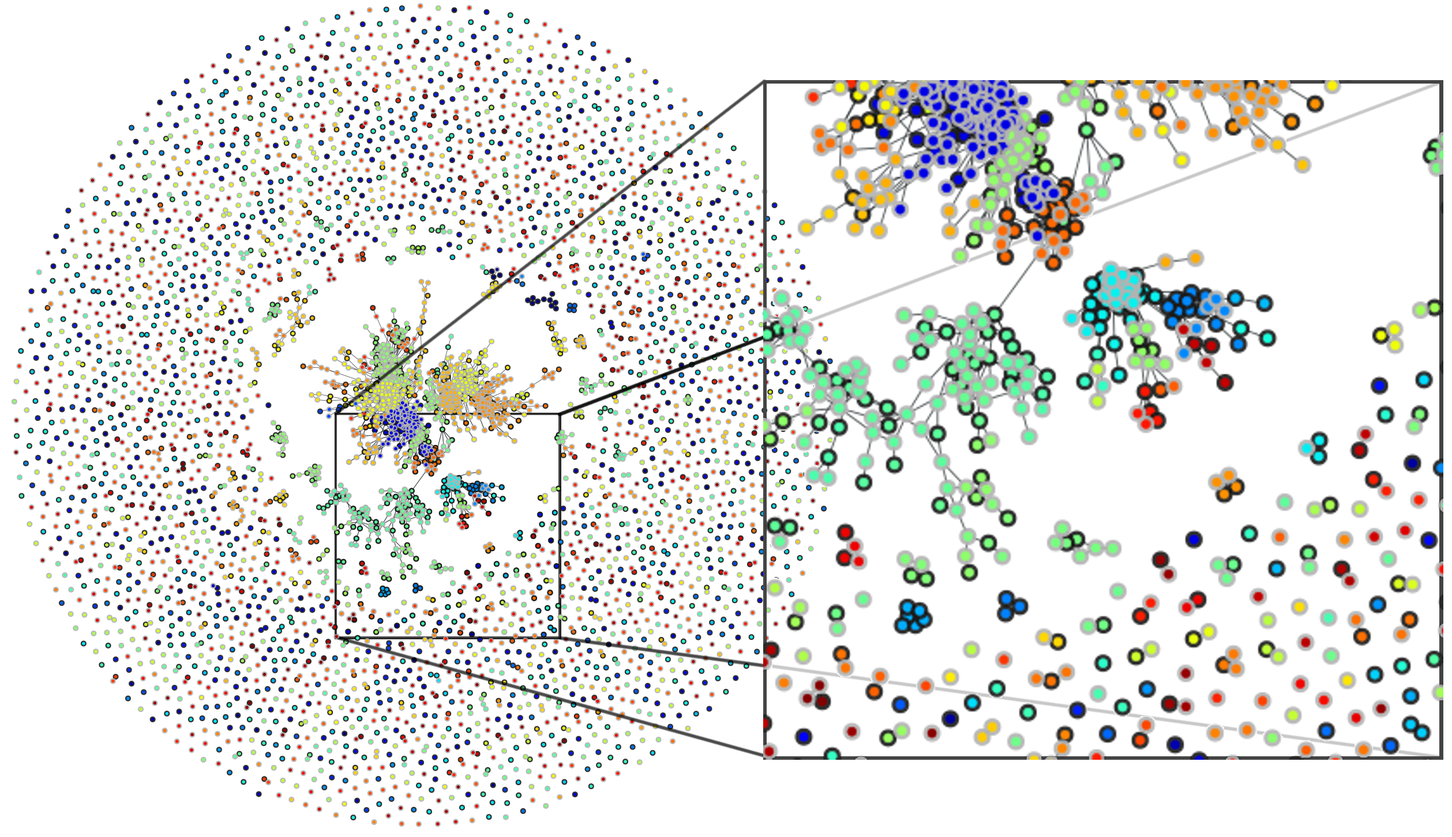
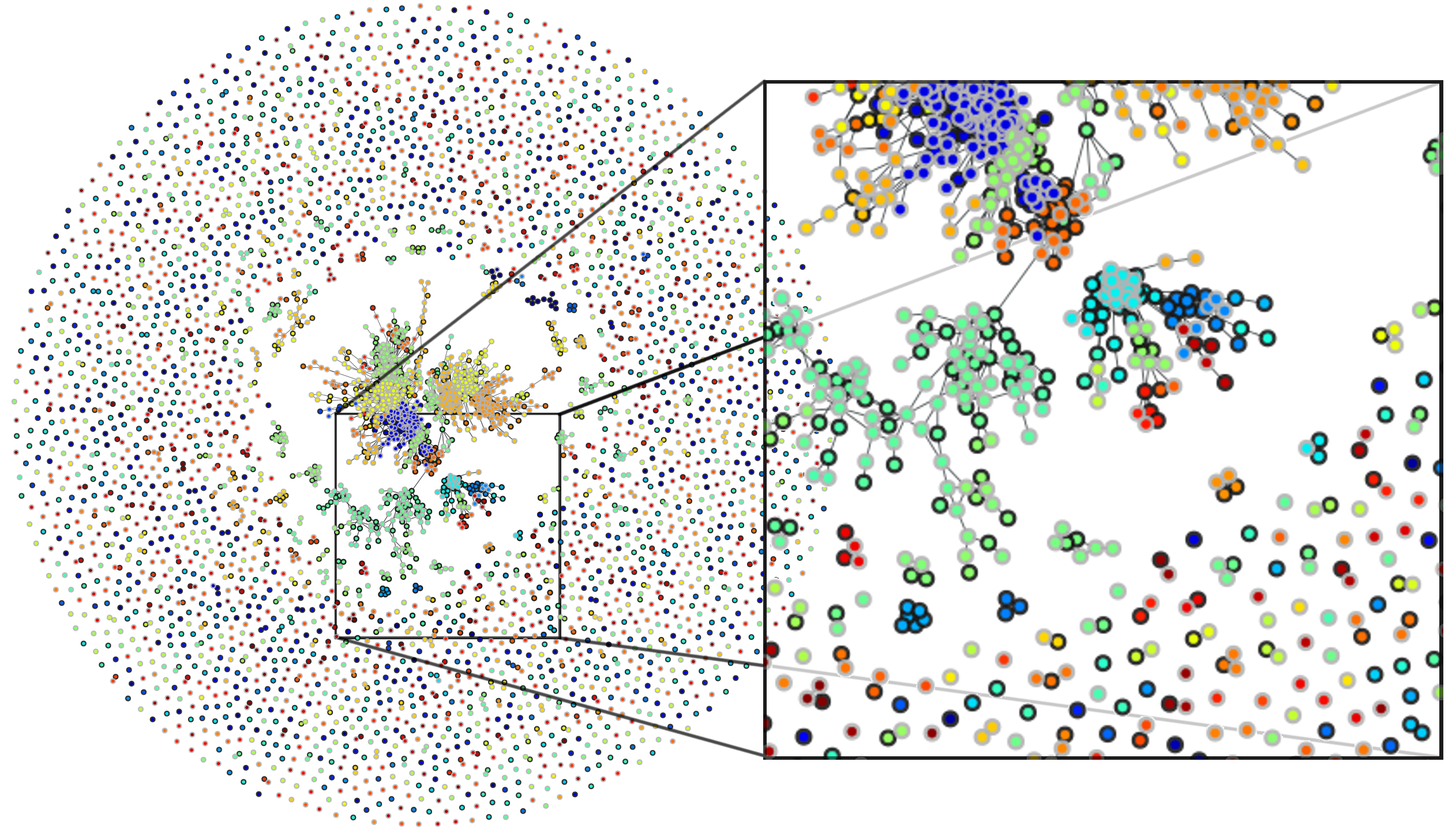
Layered file, before and after one edit (1452 × 837). Changes by layer:
painted on "Clipboard" over [762, 80, 1443, 761]
